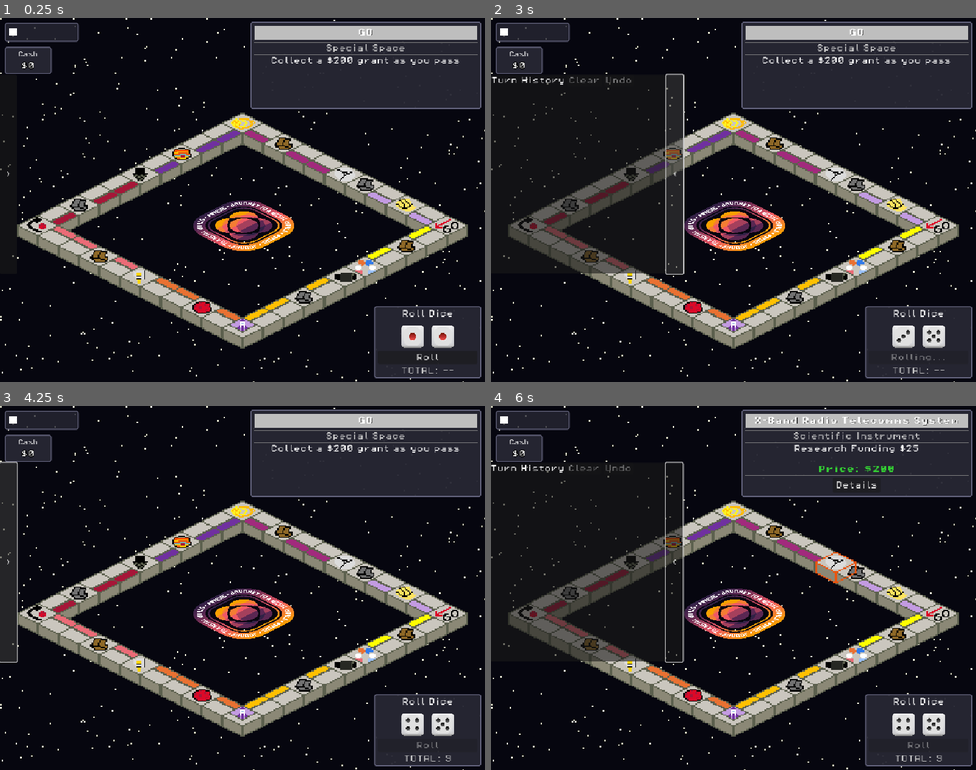
Above: before the commit, frames 1-4 (two rows, left to right).
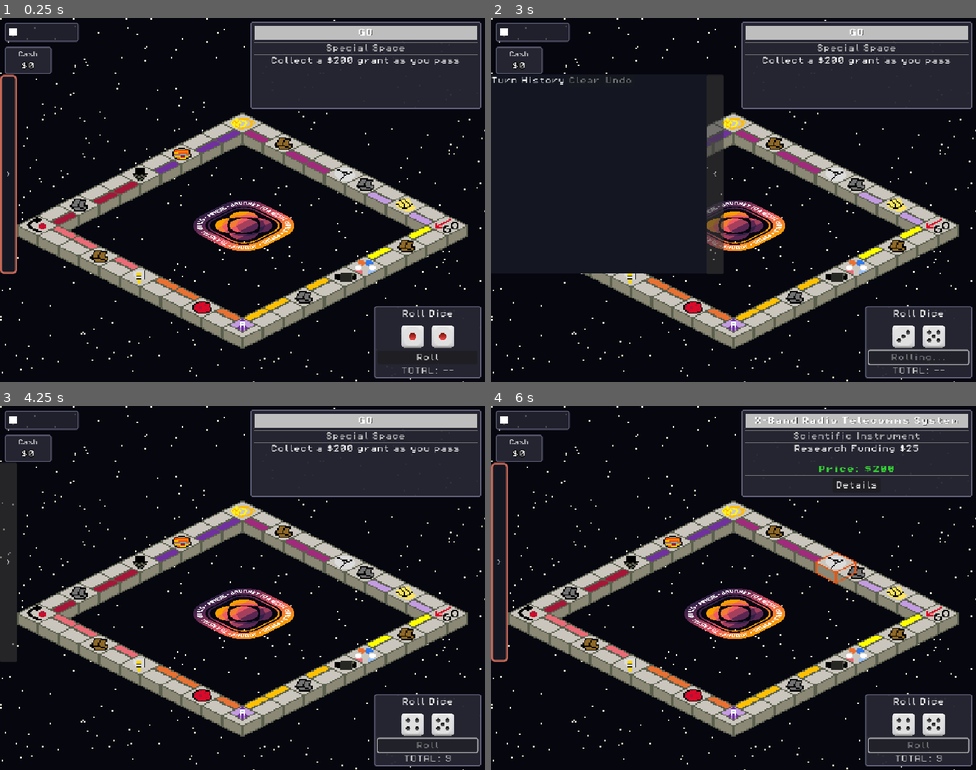
Above: after the commit, the same moments.

Repository: MissionToPsyche-Platinum/platinum_24d_game_psycheopoly-psb
Game: Godot game, scene res://scenes/GameBoard.tscn
Same seed, same stepped clock (60 frames per second), same inputs: the game is played once before the commit and once after it. This scene is started directly instead of the project's main scene.
Inputs (mouse positions are in pixels of both pictures, inside the frame that each line leads up to):
- Up to frame 1 (0.25 s): no input
- Up to frame 2 (3 s): click ">" at 0.5 s; click "<" at 1.25 s; click "Roll" at 2 s; click ">" at 2.75 s
- Up to frame 3 (4.25 s): click "<" at 3.5 s
- Up to frame 4 (6 s): click ">" at 4.25 s; click "<" at 5 s; tap Enter at 5.75 s; move the mouse to (840, 569) at 5.77 s; click (840, 569) at 5.92 s

The runs differ from the first frame. In frame 1, 0.6% of the frame differs, in the area x 0-4%, y 15-71%; in frame 2, 7.0%, in the area x 0-99%, y 15-96%; in frame 3, 0.3%; in frame 4, 5.4%.

Commit message:
updated turn log panel
made panel less transparent, updated the button so it is easier to see, and integrated with color blind mode

Diff:
--- a/scenes/TurnLogPanel.tscn
+++ b/scenes/TurnLogPanel.tscn
@@ -1,8 +1,23 @@
-[gd_scene load_steps=4 format=3 uid="uid://c5lych5ts73cc"]
+[gd_scene load_steps=6 format=3 uid="uid://c5lych5ts73cc"]
 
 [ext_resource type="Script" uid="uid://b5q8c1lhwvfrb" path="res://scripts/ui/turn_log_panel.gd" id="1_anuin"]
 [ext_resource type="AudioStream" uid="uid://r5ie8o5t2kfu" path="res://assets/audio/space_door_opening.wav" id="2_ahrjq"]
 [ext_resource type="AudioStream" uid="uid://v6xbs4i23mqw" path="res://assets/audio/space_door_close.wav" id="3_wc5kw"]
+
+[sub_resource type="StyleBoxFlat" id="StyleBoxFlat_ahrjq"]
+bg_color = Color(0.078431375, 0.09019608, 0.13333334, 1)
+
+[sub_resource type="StyleBoxFlat" id="StyleBoxFlat_wc5kw"]
+bg_color = Color(0.078431375, 0.09019608, 0.13333334, 1)
+border_width_left = 4
+border_width_top = 4
+border_width_right = 4
+border_width_bottom = 4
+border_color = Color(0.7694011, 0.4068353, 0.3404471, 1)
+corner_radius_top_left = 8
+corner_radius_top_right = 8
+corner_radius_bottom_right = 8
+corner_radius_bottom_left = 8
 
 [node name="TurnLogPanel" type="Control"]
 custom_minimum_size = Vector2(370, 420)
@@ -26,12 +41,14 @@
 layout_mode = 0
 offset_right = 320.0
 offset_bottom = 420.0
+theme_override_styles/panel = SubResource("StyleBoxFlat_ahrjq")
 
 [node name="MarginContainer" type="MarginContainer" parent="MainPanel"]
 layout_mode = 2
 
 [node name="VBoxContainer" type="VBoxContainer" parent="MainPanel/MarginContainer"]
 layout_mode = 2
+theme_override_constants/separation = 6
 
 [node name="Header" type="HBoxContainer" parent="MainPanel/MarginContainer/VBoxContainer"]
 layout_mode = 2
@@ -66,4 +83,5 @@
 offset_right = 356.0
 offset_bottom = 420.0
 size_flags_horizontal = 0
+theme_override_styles/normal = SubResource("StyleBoxFlat_wc5kw")
 text = ">"
--- a/scripts/core/board.gd
+++ b/scripts/core/board.gd
@@ -848,6 +848,9 @@
 	# Only update panel if no tile selected
 	if not is_tile_selected and space_info_panel:
 		space_info_panel.update_space_display(space_num)
+
+	if has_node("ColorBlindSymbols"):
+		$ColorBlindSymbols.visible = SettingsManager.is_colorblind_enabled()
 
 
 func _on_auction_details_requested() -> void:
@@ -1574,13 +1577,14 @@
 
 
 func _on_colorblind_mode_changed(enabled: bool) -> void:
-	if not has_node("ColorBlindSymbols"):
-		return
-
-	if enabled:
-		_spawn_colorblind_symbols()
-
-	$ColorBlindSymbols.visible = enabled
+	if has_node("ColorBlindSymbols"):
+		if enabled:
+			_spawn_colorblind_symbols()
+
+		$ColorBlindSymbols.visible = enabled
+
+	if space_info_panel and current_piece and not is_tile_selected:
+		space_info_panel.update_space_display(current_piece.board_space)
 
 func _on_transaction_logged(message: String) -> void:
 	log_event(message)
--- a/scripts/core/game_controller.gd
+++ b/scripts/core/game_controller.gd
@@ -461,7 +461,7 @@
 							property_name = candidate
 					break
 
-	transaction_logged.emit("%s mortgaged %s for $%d." % [player_name, property_name, value])
+	transaction_logged.emit("%s mortgaged %s and received $%d." % [player_name, property_name, value])
 
 
 func _unmortgage_property(property: Ownable, player: int) -> void:
--- a/scripts/ui/colorblind_helpers.gd
+++ b/scripts/ui/colorblind_helpers.gd
@@ -2,14 +2,14 @@
 class_name ColorblindHelpers
 
 static var SYMBOL_TEXTURES := {
-	"Yellow": preload("res://assets/images/circle.png"),
-	"Orange": preload("res://assets/images/star.png"),
-	"Dark Orange": preload("res://assets/images/diamond.png"),
-	"Pink": preload("res://assets/images/pentagon.png"),
-	"Dark Red": preload("res://assets/images/triangle.png"),
-	"Purple": preload("res://assets/images/square.png"),
-	"Dark Purple": preload("res://assets/images/cross.png"),
-	"Light Purple": preload("res://assets/images/hex.png")
+	"Yellow": preload("res://assets/images/circle.png"),        # circle
+	"Orange": preload("res://assets/images/star.png"),          # star
+	"Dark Orange": preload("res://assets/images/diamond.png"),  # diamond
+	"Pink": preload("res://assets/images/pentagon.png"),        # pentagon
+	"Dark Red": preload("res://assets/images/triangle.png"),    # triangle
+	"Purple": preload("res://assets/images/square.png"),        # square
+	"Dark Purple": preload("res://assets/images/cross.png"),    # cross
+	"Light Purple": preload("res://assets/images/hex.png")      # hex
 }
 
 static var COLORBLIND_SYMBOL_SPACES := {
@@ -53,7 +53,6 @@
 
 	return null
 
-
 static func get_symbol_texture_for_space(space_index: int) -> Texture2D:
 	if not SettingsManager.is_colorblind_enabled():
 		return null
@@ -61,13 +60,15 @@
 	if not COLORBLIND_SYMBOL_SPACES.has(space_index):
 		return null
 
-	var set_name := str(COLORBLIND_SYMBOL_SPACES[space_index])
-	return get_symbol_texture_for_set(set_name)
+	var symbol_group := str(COLORBLIND_SYMBOL_SPACES[space_index])
 
+	if SYMBOL_TEXTURES.has(symbol_group):
+		return SYMBOL_TEXTURES[symbol_group]
+
+	return null
 
 static func get_symbol_group_for_space(space_index: int) -> String:
 	return COLORBLIND_SYMBOL_SPACES.get(space_index, "")
-
 
 static func get_symbol_text_for_space(space_index: int) -> String:
 	var group := get_symbol_group_for_space(space_index)
--- a/scripts/ui/turn_log_panel.gd
+++ b/scripts/ui/turn_log_panel.gd
@@ -15,50 +15,13 @@
 const MAX_ENTRIES := 100
 
 # Panel layout values
-const PANEL_WIDTH := 370.0
+const PANEL_WIDTH := 455.0
 const PANEL_HEIGHT := 420.0
 const TOGGLE_TAB_WIDTH := 36.0
 const SLIDE_DURATION := 0.22
 
-const SPACE_LOG_COLORS := {
-	# Light Purple
-	"Metal": "#C8A2FF",
-	"Doris": "#C8A2FF",
-
-	# Dark Red
-	"Elektra": "#D9534F",
-	"Terra": "#D9534F",
-	"Nova": "#D9534F",
-
-	# Purple
-	"Europa": "#9B59B6",
-	"Titan": "#9B59B6",
-	"Callisto": "#9B59B6",
-
-	# Orange
-	"Egeria": "#F4A261",
-	"Rhea": "#F4A261",
-	"Io": "#F4A261",
-
-	# Pink
-	"Miranda": "#FF8CC8",
-	"Ariel": "#FF8CC8",
-	"Umbriel": "#FF8CC8",
-
-	# Dark Purple
-	"Triton": "#6A4C93",
-	"Oberon": "#6A4C93",
-	"Titania": "#6A4C93",
-
-	# Yellow
-	"Hyperion": "#F4D35E",
-	"Phoebe": "#F4D35E",
-	"Iapetus": "#F4D35E",
-
-	# Dark Orange
-	"Deimos": "#D97706",
-	"Phobos": "#D97706"
-}
+var property_name_to_color: Dictionary = {}
+var property_name_to_index: Dictionary = {}
 
 var log_entries: Array[String] = []
 var last_cleared_entries: Array[String] = []
@@ -74,7 +37,10 @@
 var collapsed_button_x: float = 0.0
 
 func _ready() -> void:
-	# Block clicks inside the turn log footprint so board tiles underneath
+	# Build dynamic property lookup tables from actual board data
+	_build_property_maps()
+
+	# Block clicks inside the turn log so board tiles underneath
 	# the panel area cannot still be hovered/clicked.
 	mouse_filter = Control.MOUSE_FILTER_STOP
 	toggle_button.mouse_filter = Control.MOUSE_FILTER_STOP
@@ -83,6 +49,9 @@
 	undo_button.mouse_filter = Control.MOUSE_FILTER_STOP
 	scroll_container.mouse_filter = Control.MOUSE_FILTER_STOP
 	log_list.mouse_filter = Control.MOUSE_FILTER_STOP
+	toggle_button.focus_mode = Control.FOCUS_NONE
+	clear_button.focus_mode = Control.FOCUS_NONE
+	undo_button.focus_mode = Control.FOCUS_NONE
 
 	# RichTextLabel setup
 	log_list.bbcode_enabled = true
@@ -109,6 +78,32 @@
 	# Start collapsed
 	collapse_panel(true)
 
+func _build_property_maps() -> void:
+	property_name_to_color.clear()
+	property_name_to_index.clear()
+
+	for i in range(SpaceData.SPACE_INFO.size()):
+		var info: Dictionary = SpaceData.SPACE_INFO[i]
+
+		if not info.has("type") or not info.has("name"):
+			continue
+
+		# Only true purchasable property spaces get special formatting
+		if str(info["type"]) != "property":
+			continue
+
+		var space_name := str(info["name"]).strip_edges()
+		if space_name == "":
+			continue
+
+		# Use actual space color from board data
+		var color_hex := "#FFFFFF"
+		if info.has("color") and info["color"] is Color:
+			color_hex = _color_to_hex(info["color"])
+
+		property_name_to_color[space_name] = color_hex
+		property_name_to_index[space_name] = i
+
 func add_log_entry(text: String) -> void:
 	log_entries.append(text)
 
@@ -127,10 +122,10 @@
 	var display_round: int = maxi(1, turn_number)
 	var player_color: String = _get_player_header_color_from_game_state(player_index)
 
-	# Neutral system color for round headers (not tied to any player color)
+
 	var round_color := "#D9A441"
 
-	# Add a blank line before a new round (but not at the very top)
+
 	if is_new_round:
 		if not log_entries.is_empty():
 			add_log_entry("")
@@ -292,12 +287,106 @@
 
 	var formatted := text
 
+	formatted = _normalize_money_signs(formatted)
+
+
 	formatted = _apply_player_name_colors(formatted)
 	formatted = _apply_space_name_colors(formatted)
 	formatted = _apply_money_colors(formatted)
 	formatted = _apply_action_highlights(formatted)
 
 	return formatted
+
+func _normalize_money_signs(text: String) -> String:
+	var result := text
+	var regex := RegEx.new()
+	regex.compile("\\$\\d+")
+
+	var matches := regex.search_all(result)
+
+	for i in range(matches.size() - 1, -1, -1):
+		var match = matches[i]
+		var amount_text := match.get_string()
+		var start_idx := match.get_start()
+
+		# If already prefixed with + or -, leave it alone
+		if start_idx > 0:
+			var prev_char := result.substr(start_idx - 1, 1)
+			if prev_char == "+" or prev_char == "-":
+				continue
+
+		var sign := _infer_money_sign(result, start_idx)
+		if sign != "":
+			var replacement := sign + amount_text
+			result = result.substr(0, start_idx) + replacement + result.substr(match.get_end())
+
+	return result
+
+func _infer_money_sign(full_text: String, amount_start_idx: int) -> String:
+	var context := full_text.to_lower()
+
+	var traded_idx := context.find(" traded ")
+	if traded_idx != -1:
+		var to_idx := context.find(" to ", traded_idx)
+		var for_idx := context.find(" for ", traded_idx)
+
+		if to_idx != -1 and for_idx != -1 and to_idx < for_idx:
+			# Money appears before " to " => gave money
+			if amount_start_idx > traded_idx and amount_start_idx < to_idx:
+				return "-"
+
+			# Money appears after " for " => received money
+			if amount_start_idx > for_idx:
+				return "+"
+
+	# Situations where money gained to trigger correct color UI
+	var positive_keywords := [
+		"collected",
+		"received",
+		"credited",
+		"gained",
+		"earned",
+		"reward",
+		"refund"
+	]
+
+	# Situations where money would be spent to trigger correct color UI
+	var negative_keywords := [
+		"paid",
+		"purchased",
+		"bought",
+		"spent",
+		"cost",
+		"for $",
+		"rent to",
+		"upgrade",
+		"upgraded",
+		"unmortgaged"
+	]
+
+	var nearest_positive := -1
+	var nearest_negative := -1
+
+	for keyword in positive_keywords:
+		var idx := context.rfind(keyword, amount_start_idx)
+		if idx > nearest_positive:
+			nearest_positive = idx
+
+	for keyword in negative_keywords:
+		var idx := context.rfind(keyword, amount_start_idx)
+		if idx > nearest_negative:
+			nearest_negative = idx
+
+	if nearest_positive == -1 and nearest_negative == -1:
+		return ""
+
+	if nearest_positive > nearest_negative:
+		return "+"
+
+	if nearest_negative > nearest_positive:
+		return "-"
+
+	return ""
 
 func _apply_player_name_colors(text: String) -> String:
 	var result := text
@@ -328,29 +417,48 @@
 func _apply_space_name_colors(text: String) -> String:
 	var result := text
 
-	for space_name in SPACE_LOG_COLORS.keys():
-		var color: String = str(SPACE_LOG_COLORS[space_name])
-
-		result = result.replace(
-			space_name,
-			"[color=%s][b]%s[/b][/color]" % [color, space_name]
-		)
+	for space_name in property_name_to_color.keys():
+		var color: String = str(property_name_to_color[space_name])
+
+		var replacement := ""
+
+		if SettingsManager.is_colorblind_enabled():
+			# In colorblind mode: plain bold name + more readable symbol only
+			replacement = "[b]%s[/b]" % space_name
+
+			var space_index := int(property_name_to_index.get(space_name, -1))
+			if space_index != -1:
+				var symbol_text := ColorblindHelpers.get_symbol_text_for_space(space_index)
+
+				if symbol_text != "":
+					replacement += " [b][color=#FFFFFF][ %s ][/color][/b]" % symbol_text
+		else:
+			# Normal mode: keep color-coded property names
+			replacement = "[color=%s][b]%s[/b][/color]" % [color, space_name]
+
+		result = result.replace(space_name, replacement)
 
 	return result
 
 func _apply_money_colors(text: String) -> String:
 	var result := text
 	var regex := RegEx.new()
-	regex.compile("\\$\\d+")
+	regex.compile("[+-]?\\$\\d+")
 
 	var matches := regex.search_all(result)
-
 
 	for i in range(matches.size() - 1, -1, -1):
 		var match = matches[i]
 		var amount_text := match.get_string()
 
-		var colored := "[color=#7CFC98][b]%s[/b][/color]" % amount_text
+		var amount_color := "#7CFC98" # default green
+
+		if amount_text.begins_with("-"):
+			amount_color = "#FF8A8A" # soft red for money spent
+		elif amount_text.begins_with("+"):
+			amount_color = "#7CFC98" # green for money gained
+
+		var colored := "[color=%s][b]%s[/b][/color]" % [amount_color, amount_text]
 
 		result = result.substr(0, match.get_start()) + colored + result.substr(match.get_end())
 
